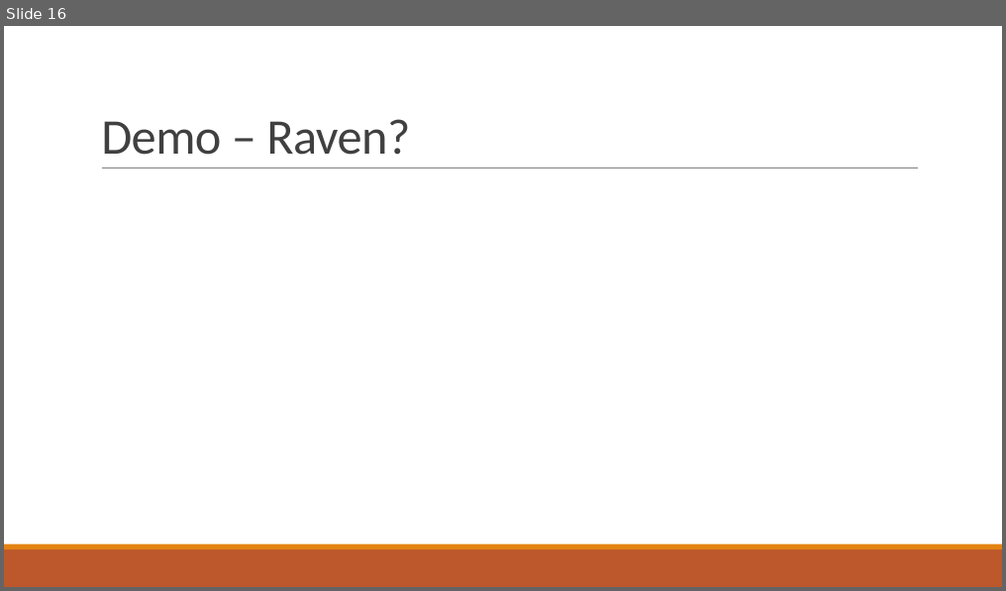
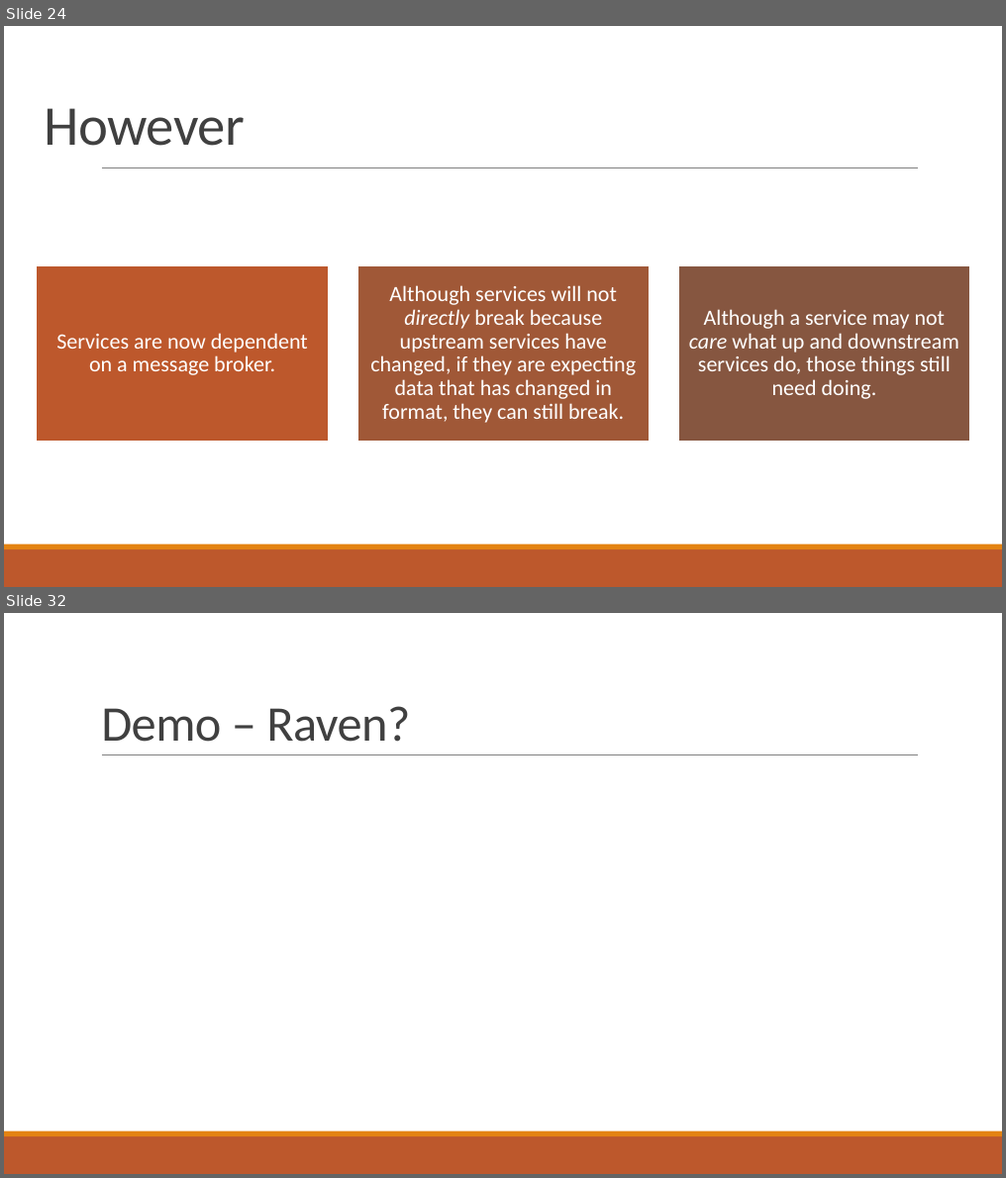
Before and after one commit to pcmichaels/SoftwareArchitectureTalk, a slide deck: Slides/In Search of The Forth Chord.pptx. Shown one above the other, each under a label of ours: slide 16 before the commit, slides 24 and 32 after it; the slides between them are not shown. The pictures are 1006x591 and 1006x1178 pixels, drawn with LibreOffice and Linux fonts; fonts in the diff are those of the drawing. Boxes give left, top, right and bottom in pixels: in the first picture for what was removed or moved away, otherwise in the second. Text is boxed around its words. In the diff, an @@ line names an element or a change of style, - is before the commit and + after.

```diff
--- a/Slides/In Search of The Forth Chord.pptx
+++ b/Slides/In Search of The Forth Chord.pptx
@@ slide 24 added at <box>4,26,1002,587</box>, background #FFFFFF; not listed: 3 template elements that a slide beside it also shows @@
@@ title added at <box>44,108,245,146</box>, 54 pt, text #404040 @@
+However
@@ group added at <box>37,267,970,442</box>: 3 rectangles, 3 texts @@
+Services are now dependent on a message broker.
+Although services will not directly break because upstream services have changed, if they are expecting data that has changed in format, they can still break.
+Although a service may not care what up and downstream services do, those things still need doing.
@@ what was slide 16 is now slide 32 @@
```
Also in this commit, not shown: 3 slides changed, 16 other slides added, 1 slide removed.
